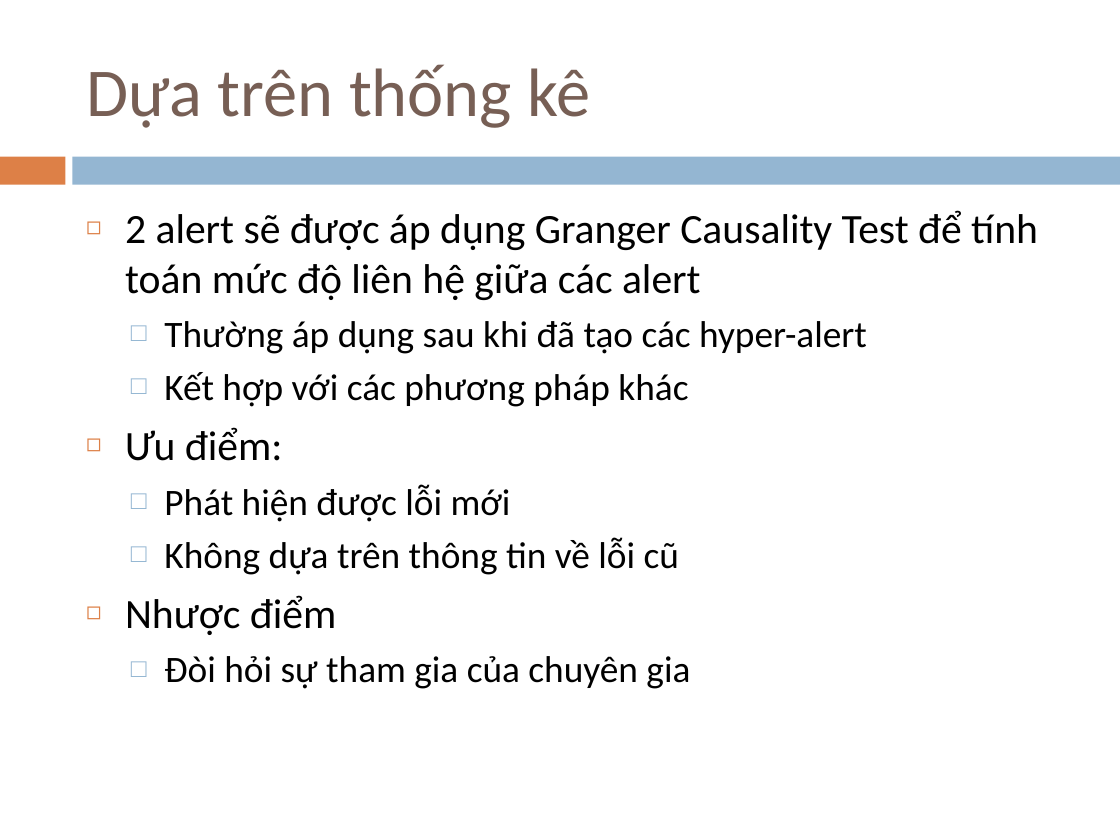
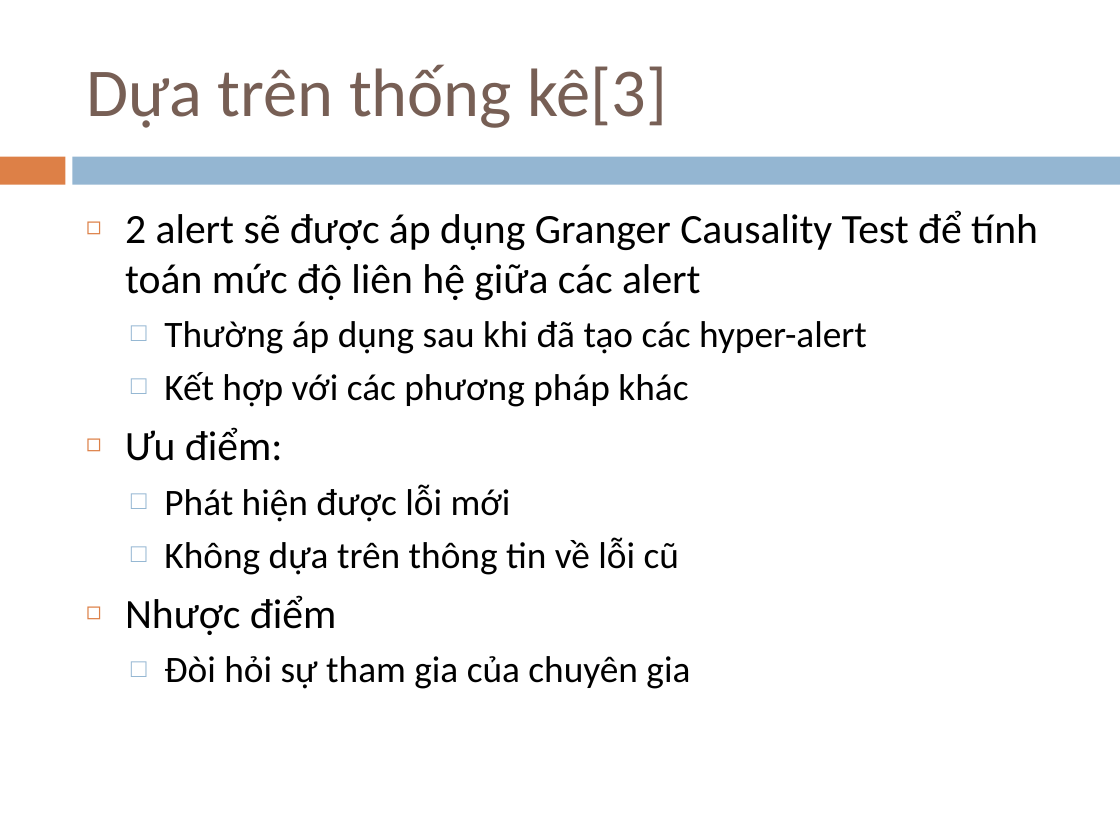
Before and after one commit to zedster27/secviz, a slide deck: slide 50 of Slides/DAMH1.ppt. Drawn at 1120x840 pixels with LibreOffice and Linux fonts; fonts in the diff are those of the drawing. Boxes give left, top, right and bottom in pixels: in the first picture for what was removed or moved away, otherwise in the second. Text is boxed around its words. In the diff, an @@ line names an element or a change of style, - is before the commit and + after.

Commit message:
MODIFY \trunk\Slides\DAMH1.ppt Slides 49-55,75 Unknown error. Add references again!

```diff
--- a/Slides/DAMH1.ppt
+++ b/Slides/DAMH1.ppt
@@ title at bbox=[86, 64, 668, 128]: text changed @@
-Dựa trên thống kê
+Dựa trên thống kê[3]
```
Also in this commit, not shown: 7 other slides changed.
